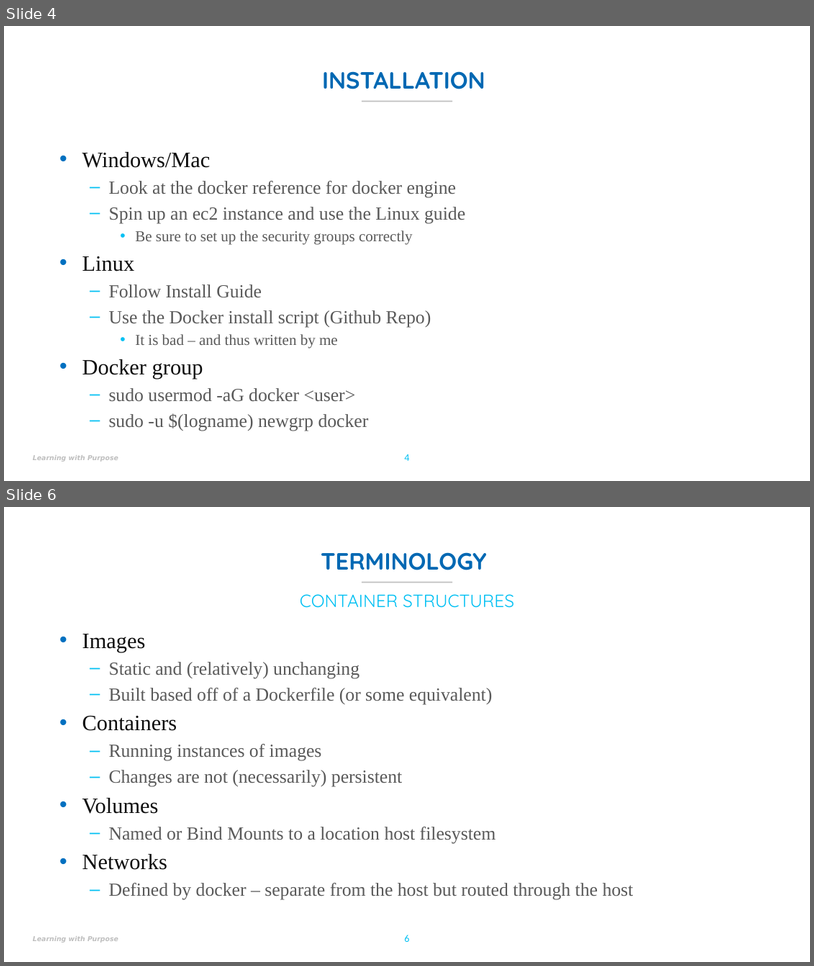
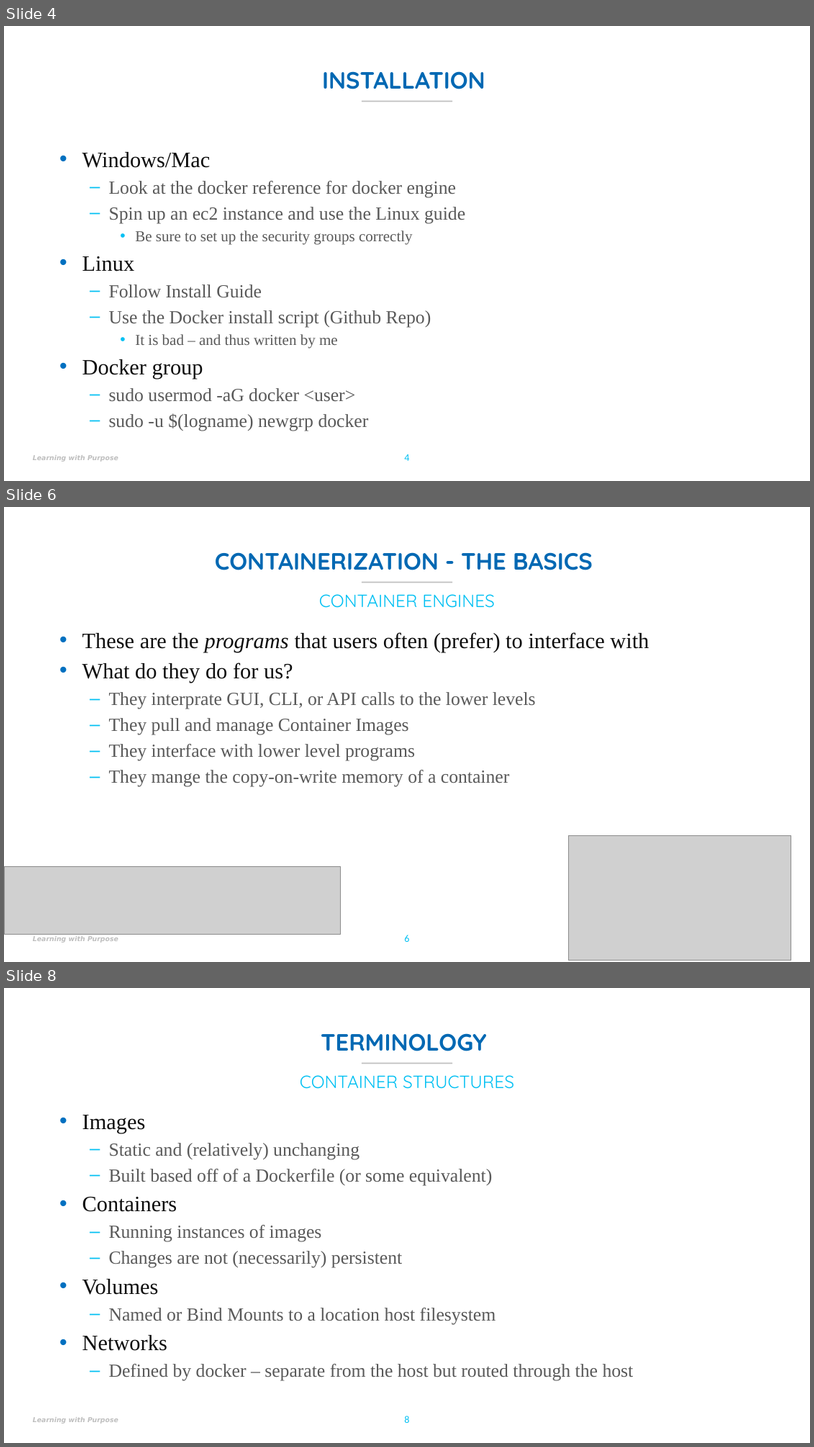
Before and after one commit to UMLCloudComputing/Docker, a slide deck: Slides/Docker-Panic-v1.pptx. Shown one above the other, each under a label of ours: slides 4 and 6 before the commit, slides 4, 6 and 8 after it; the slides between them are not shown. The pictures are 814x966 and 814x1447 pixels, drawn with LibreOffice and Linux fonts; fonts in the diff are those of the drawing; grey boxes stand for pictures; background and template pictures are left out. Boxes give left, top, right and bottom in pixels: in the first picture for what was removed or moved away, otherwise in the second. Text is boxed around its words. In the diff, an @@ line names an element or a change of style, - is before the commit and + after.

Commit message:
Container Runtime and Engine

```diff
--- a/Slides/Docker-Panic-v1.pptx
+++ b/Slides/Docker-Panic-v1.pptx
@@ slide 6 added at box(4, 507, 810, 962), background picture (left out); not listed: 2 template elements that a slide beside it also shows @@
@@ title added at box(215, 552, 593, 570), 28 pt, text #0068B3, bold @@
+CONTAINERIZATION - THE BASICS
@@ text added at box(319, 594, 495, 608), 21 pt, text #00C0F3 @@
+CONTAINER ENGINES
@@ text added at box(82, 632, 649, 787), 22 pt, text #595959 @@
+• These are the programs that users often (prefer) to interface with
+• What do they do for us?
+  – They interprate GUI, CLI, or API calls to the lower levels
+  – They pull and manage Container Images
+  – They interface with lower level programs
+  – They mange the copy-on-write memory of a container
@@ picture added at box(569, 835, 792, 960) @@
@@ picture added at box(4, 866, 340, 934) @@
@@ page number added at box(404, 935, 409, 942), 12 pt, text #00C0F3 @@
+6
@@ what was slide 6 is now slide 8 @@
@@ page number at box(404, 1416, 409, 1423): text changed @@
-6
+8
```
Also in this commit, not shown: 1 slide changed, 1 other slide added.
